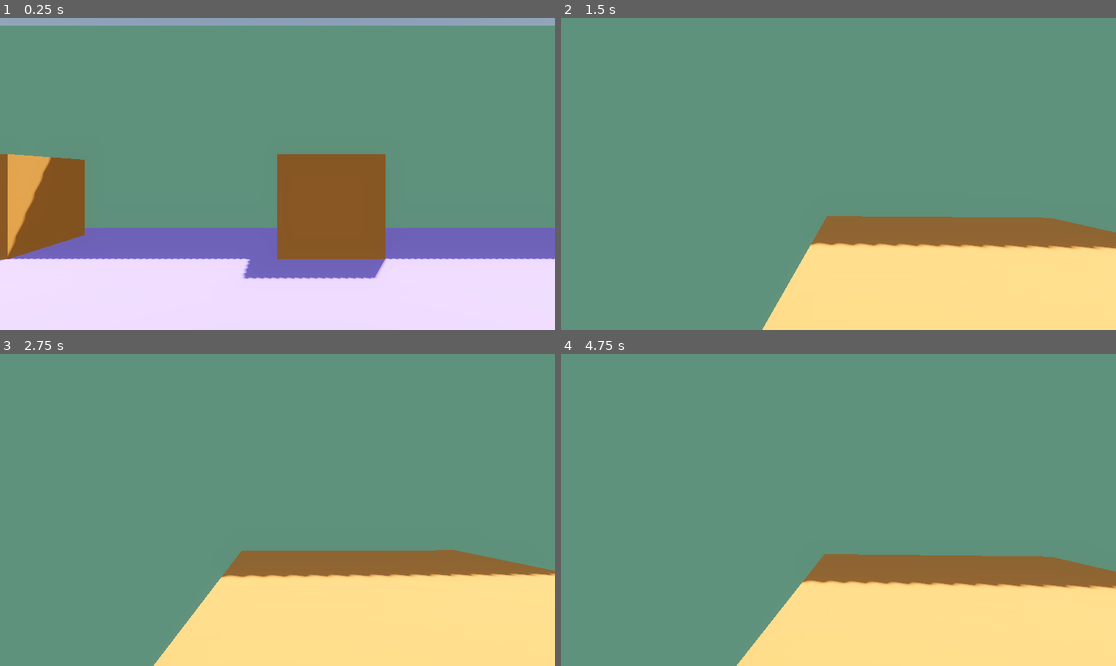
Above: before the commit, frames 1-4 (two rows, left to right).
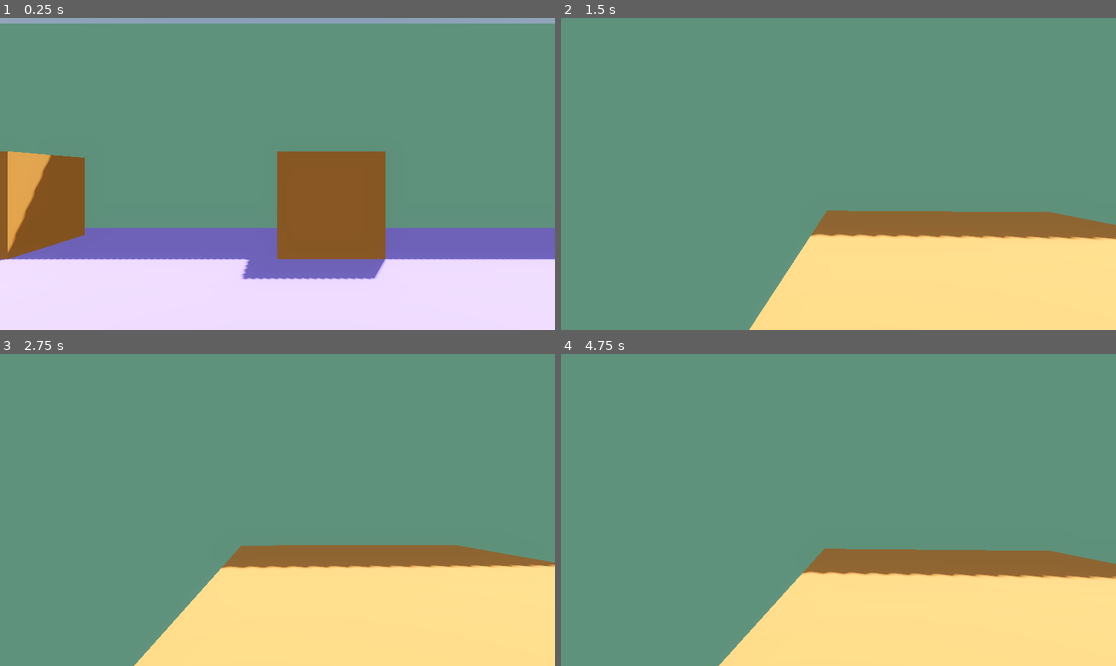
Above: after the commit, the same moments.

Repository: Tayacan/GameOff2023
Game: Godot game, scene res://scenes/playground.tscn
Same seed, same stepped clock (60 frames per second), same inputs: the game is played once before the commit and once after it.
Inputs (mouse positions are in pixels of both pictures, inside the frame that each line leads up to):
- Up to frame 1 (0.25 s): no input
- Up to frame 2 (1.5 s): tap Enter at 0.5 s; move the mouse to (866, 174) at 0.52 s; hold W (move_forward) from 0.53 s (still down); right-click (866, 174) at 0.6 s; tap Space (jump) at 0.77 s; move the mouse to (810, 174) at 1.27 s; click (810, 174) at 1.35 s
- Up to frame 3 (2.75 s): keep holding W (move_forward); tap Space (jump) at 1.52, 2 s; move the mouse to (288, 503) at 2.02 s; right-click (288, 503) at 2.1 s
- Up to frame 4 (4.75 s): keep holding W (move_forward); move the mouse to (832, 516) at 2.77 s; click (832, 516) at 2.85 s; tap Space (jump) at 3.02, 3.77, 4.52 s; move the mouse to (877, 513) at 3.52 s; right-click (877, 513) at 3.6 s; tap Enter at 4.25 s; move the mouse to (794, 506) at 4.27 s; click (794, 506) at 4.35 s

The runs differ from the first frame. In frame 1, 1.4% of the frame differs, in the area x 0-100%, y 1-84%; in frame 2, 3.4%; in frame 3, 3.8%, in the area x 24-100%, y 61-100%; in frame 4, 3.7%.

Commit message:
Very simple gravity
Probably not good enough for other link types

Diff:
--- a/boxes/move_box.gd
+++ b/boxes/move_box.gd
@@ -1,11 +1,24 @@
 extends Node3D
 
-@onready var box = $".."
+@onready var box: AnimatableBody3D = $".."
+
+# Get the gravity from the project settings to be synced with RigidBody nodes.
+var gravity = ProjectSettings.get_setting("physics/3d/default_gravity")
+var y_vel = 0
 
 func _ready():
 	process_physics_priority = 1
 
-func _physics_process(_delta):
+func _physics_process(delta):
+	y_vel += -gravity * delta
+	var collision = box.move_and_collide(Vector3(0, y_vel*delta, 0),true)
+	if collision:
+		var point = collision.get_position()
+		y_vel = -box.transform.origin.distance_to(point)
+		y_vel = 0
+	else:
+		box.velocity.y = y_vel*delta
+
 	box.move_and_collide(box.velocity + box.link_velocity)
 	box.velocity = Vector3(0, 0, 0)
 	box.link_velocity = Vector3(0, 0, 0)
--- a/scenes/playground.tscn
+++ b/scenes/playground.tscn
@@ -37,15 +37,10 @@
 
 [node name="Map" type="Node3D" parent="."]
 
-[node name="Ground" type="CSGBox3D" parent="Map"]
-transform = Transform3D(1, 0, 0, 0, 1, 0, 0, 0, 1, 0, 0, 8)
-material_override = ExtResource("2_fstnw")
-use_collision = true
-size = Vector3(32, 0.1, 32)
-
 [node name="Stairs" type="CSGCombiner3D" parent="Map"]
 transform = Transform3D(1, 0, 0, 0, 1, 0, 0, 0, 1, 6, 0, 2)
 material_override = ExtResource("3_di84c")
+use_collision = true
 
 [node name="Box 1" type="CSGBox3D" parent="Map/Stairs"]
 transform = Transform3D(1, 0, 0, 0, 1, 0, 0, 0, 1, 0, 0.5, 0)
@@ -60,6 +55,29 @@
 size = Vector3(2, 2, 2)
 
 [node name="Box 3" type="CSGBox3D" parent="Map/Stairs"]
+transform = Transform3D(1, 0, 0, 0, 1, 0, 0, 0, 1, 0, 0.5, 2)
+material_override = ExtResource("3_di84c")
+use_collision = true
+size = Vector3(2, 2, 2)
+
+[node name="Stairs2" type="CSGCombiner3D" parent="Map"]
+transform = Transform3D(-4.37114e-08, 0, 1, 0, 1, 0, -1, 0, -4.37114e-08, -12, -2, 22)
+material_override = ExtResource("3_di84c")
+use_collision = true
+
+[node name="Box 1" type="CSGBox3D" parent="Map/Stairs2"]
+transform = Transform3D(1, 0, 0, 0, 1, 0, 0, 0, 1, 0, 0.5, 0)
+material_override = ExtResource("3_di84c")
+use_collision = true
+size = Vector3(2, 1, 2)
+
+[node name="Box 2" type="CSGBox3D" parent="Map/Stairs2"]
+transform = Transform3D(1, 0, 0, 0, 1, 0, 0, 0, 1, 0, 1, 4)
+material_override = ExtResource("3_di84c")
+use_collision = true
+size = Vector3(2, 2, 2)
+
+[node name="Box 3" type="CSGBox3D" parent="Map/Stairs2"]
 transform = Transform3D(1, 0, 0, 0, 1, 0, 0, 0, 1, 0, 0.5, 2)
 material_override = ExtResource("3_di84c")
 use_collision = true
@@ -154,6 +172,23 @@
 transform = Transform3D(1, 0, 0, 0, 1, 0, 0, 0, 1, -4, 1, 8)
 size = Vector3(2, 4, 2)
 
+[node name="FloorUnion" type="CSGCombiner3D" parent="Map"]
+material_override = ExtResource("2_fstnw")
+use_collision = true
+
+[node name="Ground" type="CSGBox3D" parent="Map/FloorUnion"]
+transform = Transform3D(1, 0, 0, 0, 1, 0, 0, 0, 1, 0, -2, 8)
+material_override = ExtResource("2_fstnw")
+use_collision = true
+size = Vector3(32, 4, 32)
+
+[node name="FloorSubtract" type="CSGCombiner3D" parent="Map/FloorUnion"]
+operation = 2
+
+[node name="CSGBox3D" type="CSGBox3D" parent="Map/FloorUnion/FloorSubtract"]
+transform = Transform3D(1, 0, 0, 0, 1, 0, 0, 0, 1, -11, -1, 16)
+size = Vector3(8, 2, 14)
+
 [node name="Room1 boxes" type="Node3D" parent="."]
 
 [node name="Box" parent="Room1 boxes" instance=ExtResource("5_fo08u")]
